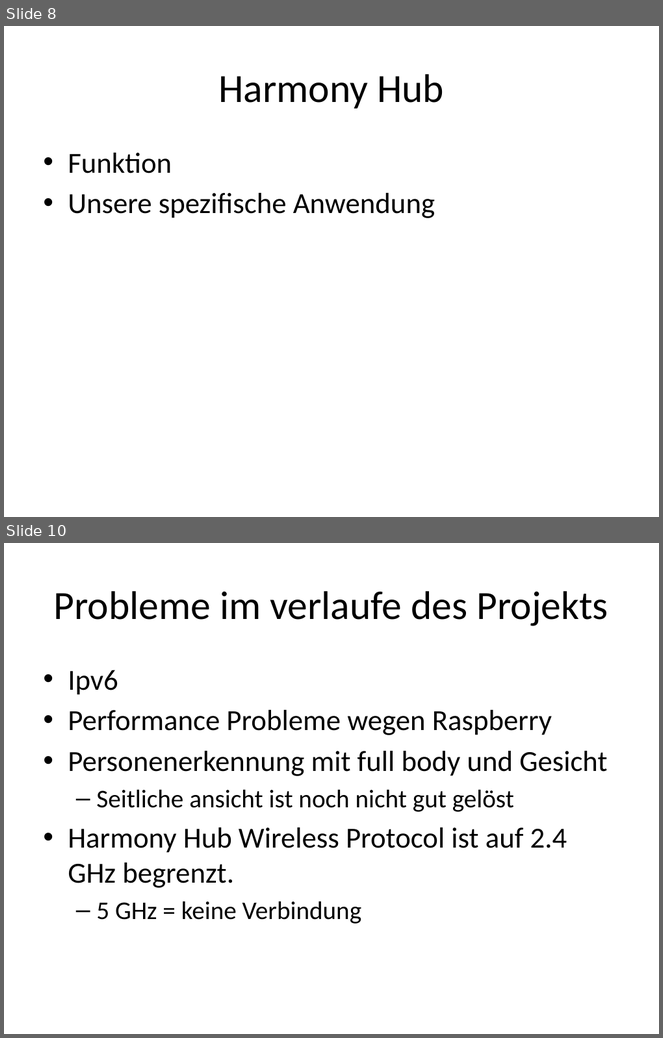
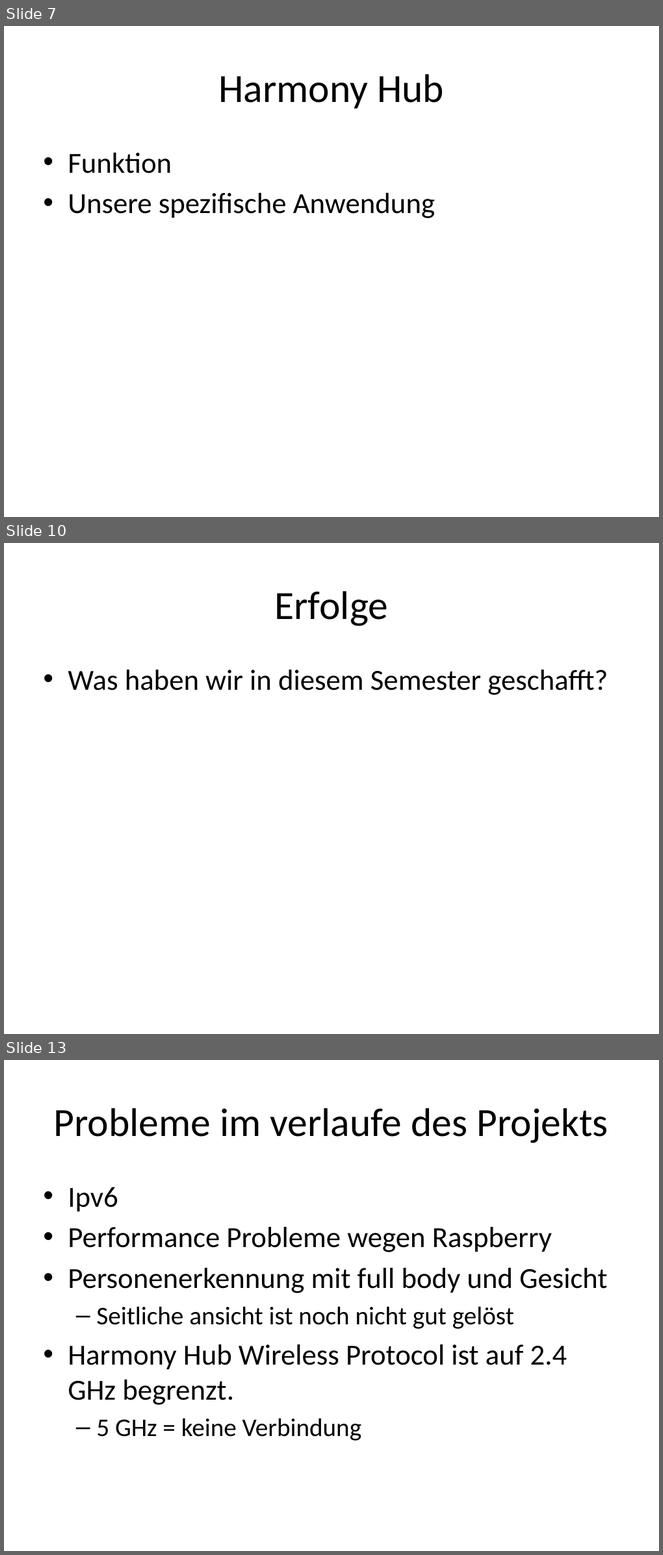
Before and after one commit to abdo643-HULK/Home-Automation-Sem3, a slide deck: Documentation/ProjectDocumentation/Presentation.pptx. Shown one above the other, each under a label of ours: slides 8 and 10 before the commit, slides 7, 10 and 13 after it; the slides between them are not shown. The pictures are 663x1038 and 663x1555 pixels, drawn with LibreOffice and Linux fonts; fonts in the diff are those of the drawing. Boxes give left, top, right and bottom in pixels: in the first picture for what was removed or moved away, otherwise in the second. Text is boxed around its words. In the diff, an @@ line names an element or a change of style, - is before the commit and + after.

```diff
--- a/Documentation/ProjectDocumentation/Presentation.pptx
+++ b/Documentation/ProjectDocumentation/Presentation.pptx
@@ slide 10 added at (4,543,659,1034), background #FFFFFF @@
@@ title added at (274,591,388,626), 44 pt, text #000000 @@
+Erfolge
@@ text added at (68,670,608,695), 32 pt, text #000000 @@
+• Was haben wir in diesem Semester geschafft?
@@ what was slide 8 is now slide 7 @@
@@ what was slide 10 is now slide 13 @@
```
Also in this commit, not shown: 2 slides changed, 3 other slides added, 1 slide removed.
